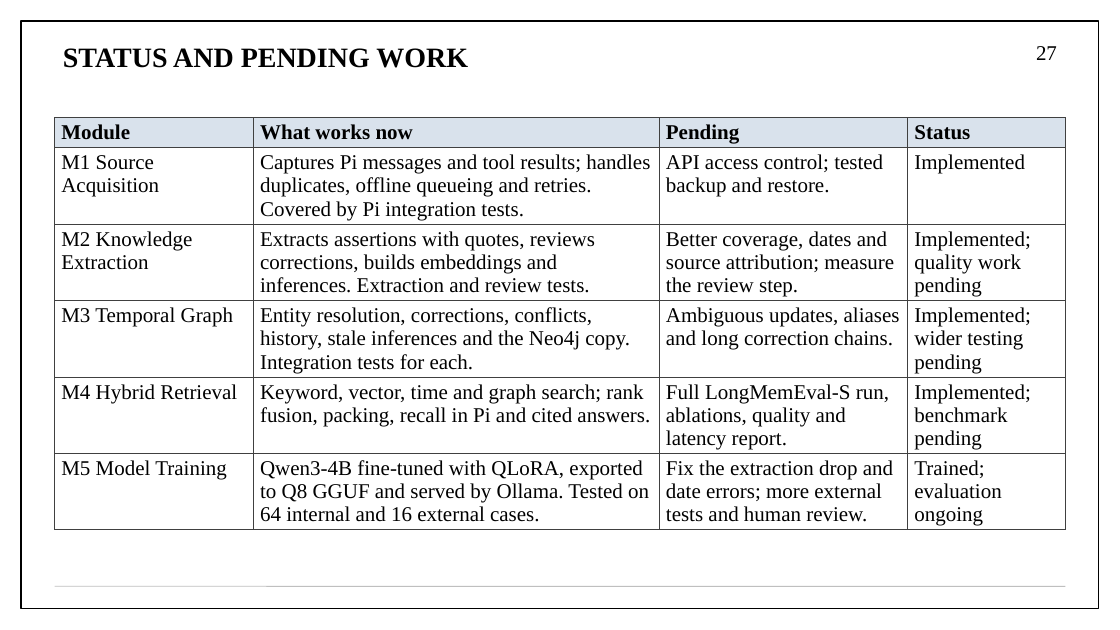
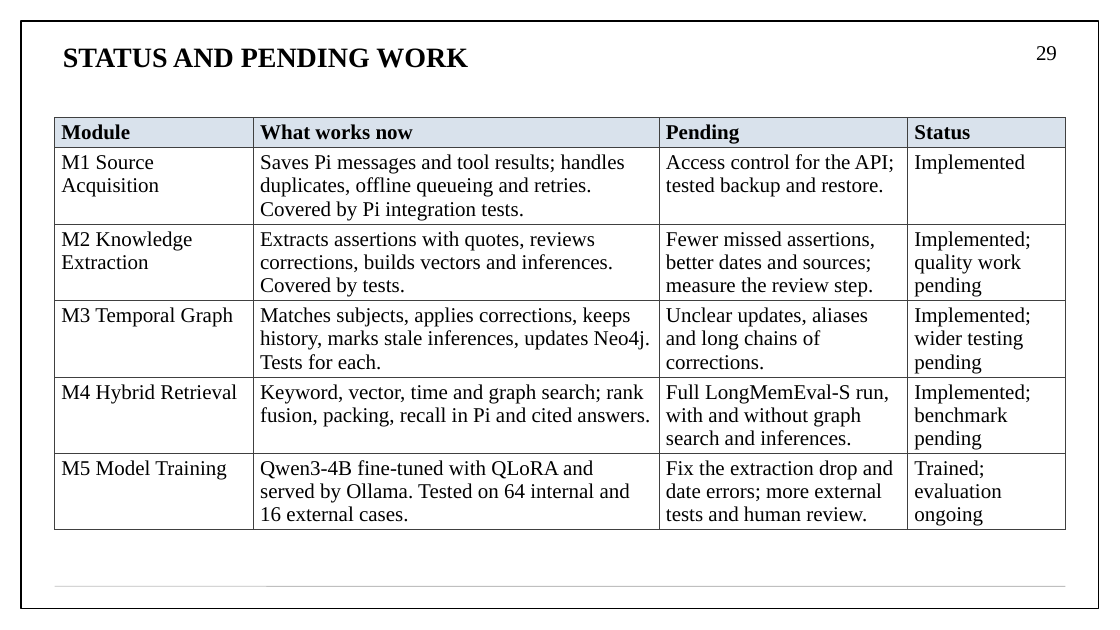
Before and after one commit to aryaniyaps/sdp-2026, a slide deck: slide 29 of P1_R2_13.pptx (slide 27 before the commit). Drawn at 1120x630 pixels with LibreOffice and Linux fonts; fonts in the diff are those of the drawing. Boxes give left, top, right and bottom in pixels: in the first picture for what was removed or moved away, otherwise in the second. Text is boxed around its words. In the diff, an @@ line names an element or a change of style, - is before the commit and + after.

Commit message:
Add a walkthrough and key terms to the review deck
The problem statement drops its example. A key-terms slide and the Maya
walkthrough now sit beside the architecture, the gaps are numbered and
the objectives point back to them, and each module and algorithm slide
links to the next. The results end with what is still missing, and a
short conclusion closes the deck. The text was rewritten after a
cold read for terms used before they were explained.

```diff
--- a/P1_R2_13.pptx
+++ b/P1_R2_13.pptx
@@ page number at bbox=[1036, 46, 1057, 61]: text changed @@
-27
+29
@@ table at bbox=[55, 118, 1065, 530] @@
-row 2, column 2: Captures Pi messages and tool results; handles duplicates, offline queueing and retries. Covered by Pi integration tests.
+row 2, column 2: Saves Pi messages and tool results; handles duplicates, offline queueing and retries. Covered by Pi integration tests.
-row 2, column 3: API access control; tested backup and restore.
+row 2, column 3: Access control for the API; tested backup and restore.
-row 3, column 2: Extracts assertions with quotes, reviews corrections, builds embeddings and inferences. Extraction and review tests.
+row 3, column 2: Extracts assertions with quotes, reviews corrections, builds vectors and inferences. Covered by tests.
-row 3, column 3: Better coverage, dates and source attribution; measure the review step.
+row 3, column 3: Fewer missed assertions, better dates and sources; measure the review step.
-row 4, column 2: Entity resolution, corrections, conflicts, history, stale inferences and the Neo4j copy. Integration tests for each.
+row 4, column 2: Matches subjects, applies corrections, keeps history, marks stale inferences, updates Neo4j. Tests for each.
-row 4, column 3: Ambiguous updates, aliases and long correction chains.
+row 4, column 3: Unclear updates, aliases and long chains of corrections.
-row 5, column 3: Full LongMemEval-S run, ablations, quality and latency report.
+row 5, column 3: Full LongMemEval-S run, with and without graph search and inferences.
-row 6, column 2: Qwen3-4B fine-tuned with QLoRA, exported to Q8 GGUF and served by Ollama. Tested on 64 internal and 16 external cases.
+row 6, column 2: Qwen3-4B fine-tuned with QLoRA and served by Ollama. Tested on 64 internal and 16 external cases.
```
Also in this commit, not shown: 23 other slides changed, 4 slides added, 1 slide removed, 1 other file.
